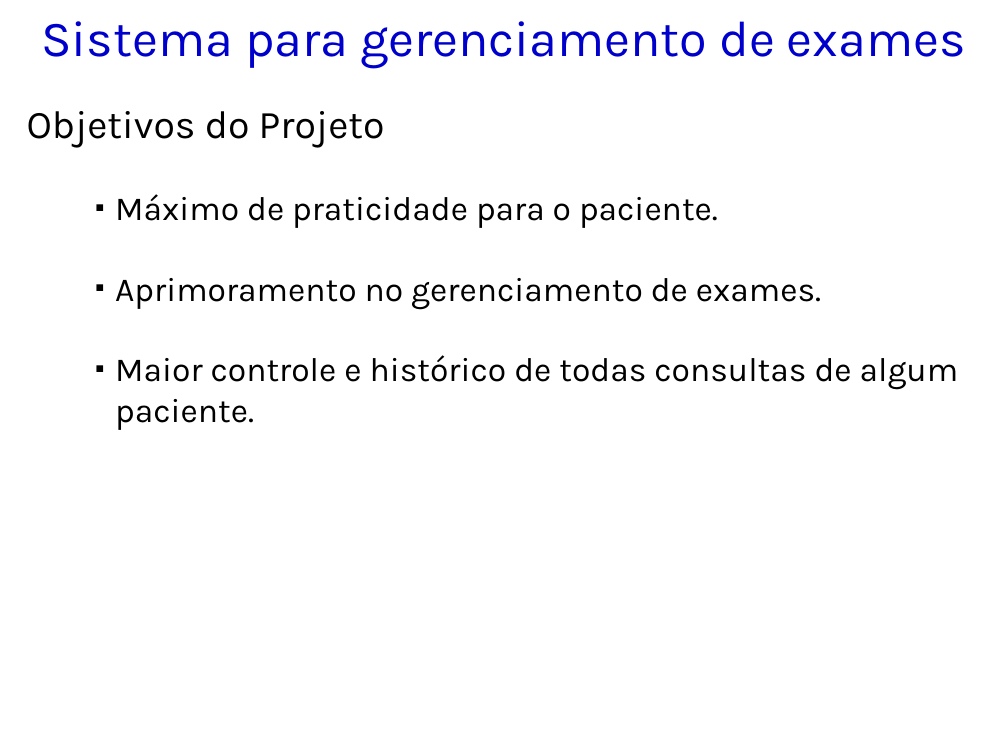
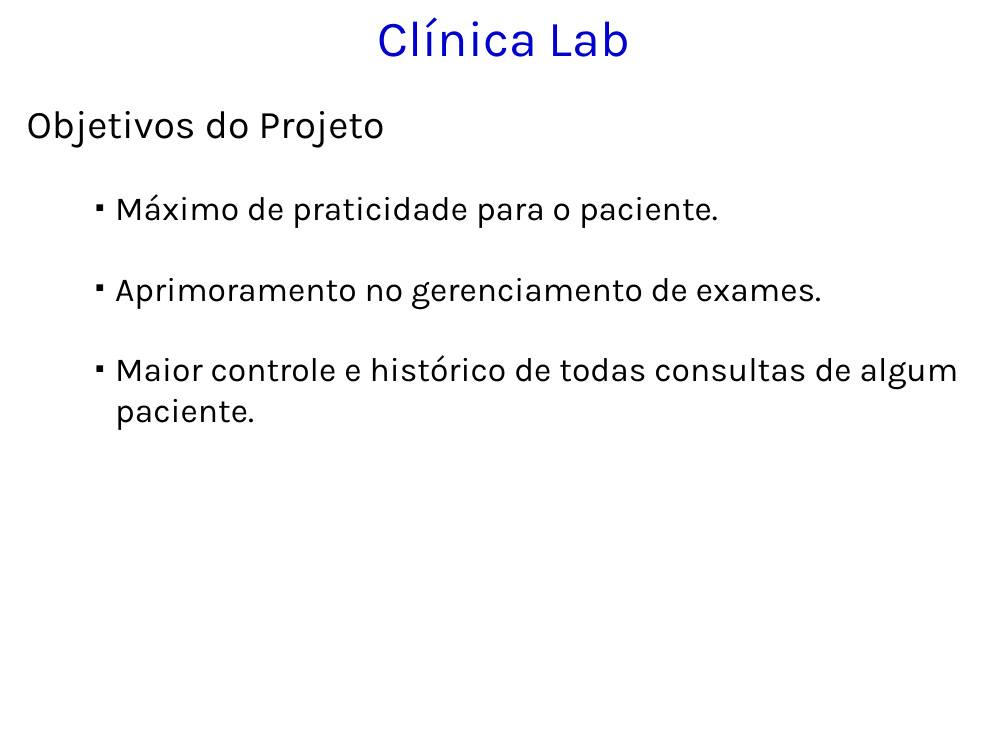
Before and after one commit to kokmz/TCCHUE, a slide deck: slide 3 of GPS_2014_Modelo de Apresentação_Entrega 2.pptx (slide 2 before the commit). Drawn at 1008x756 pixels with LibreOffice and Linux fonts; fonts in the diff are those of the drawing; background and template pictures are left out. Boxes give left, top, right and bottom in pixels: in the first picture for what was removed or moved away, otherwise in the second. Text is boxed around its words. In the diff, an @@ line names an element or a change of style, - is before the commit and + after.

```diff
--- a/GPS_2014_Modelo de Apresentação_Entrega 2.pptx
+++ b/GPS_2014_Modelo de Apresentação_Entrega 2.pptx
@@ title at (378,17,630,57): text changed @@
-Sistema para gerenciamento de exames
+Clínica Lab
```
Also in this commit, not shown: 2 other slides changed, 5 slides added, 22 slides removed.
